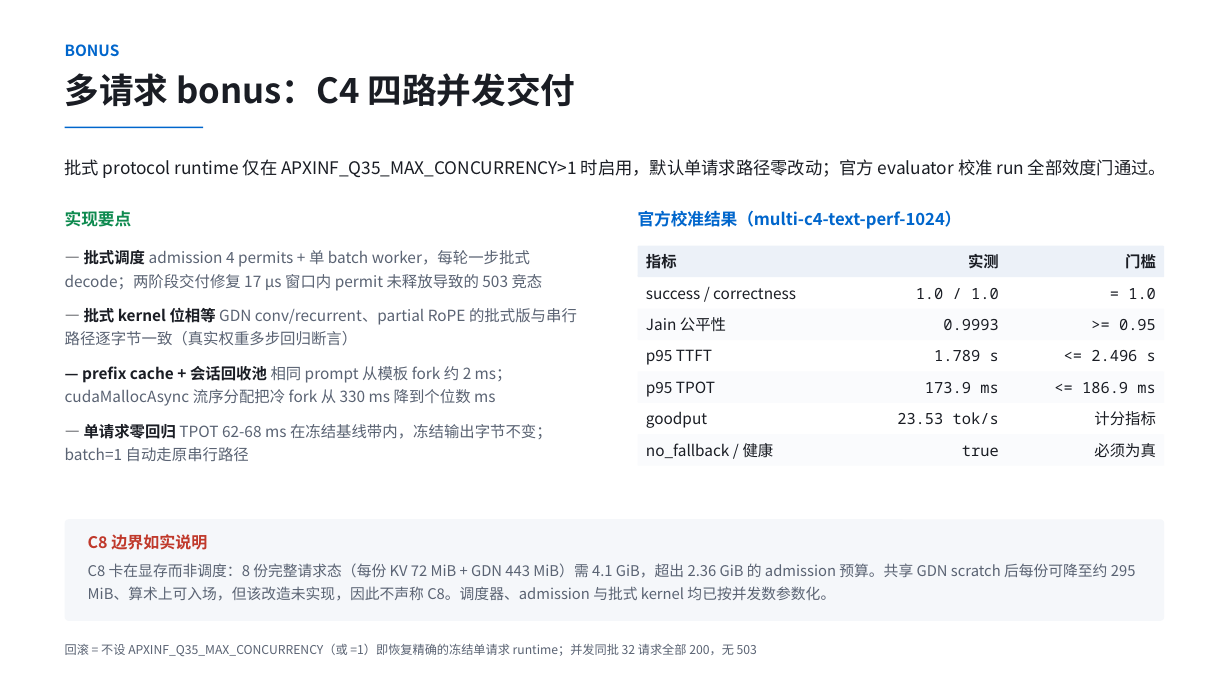
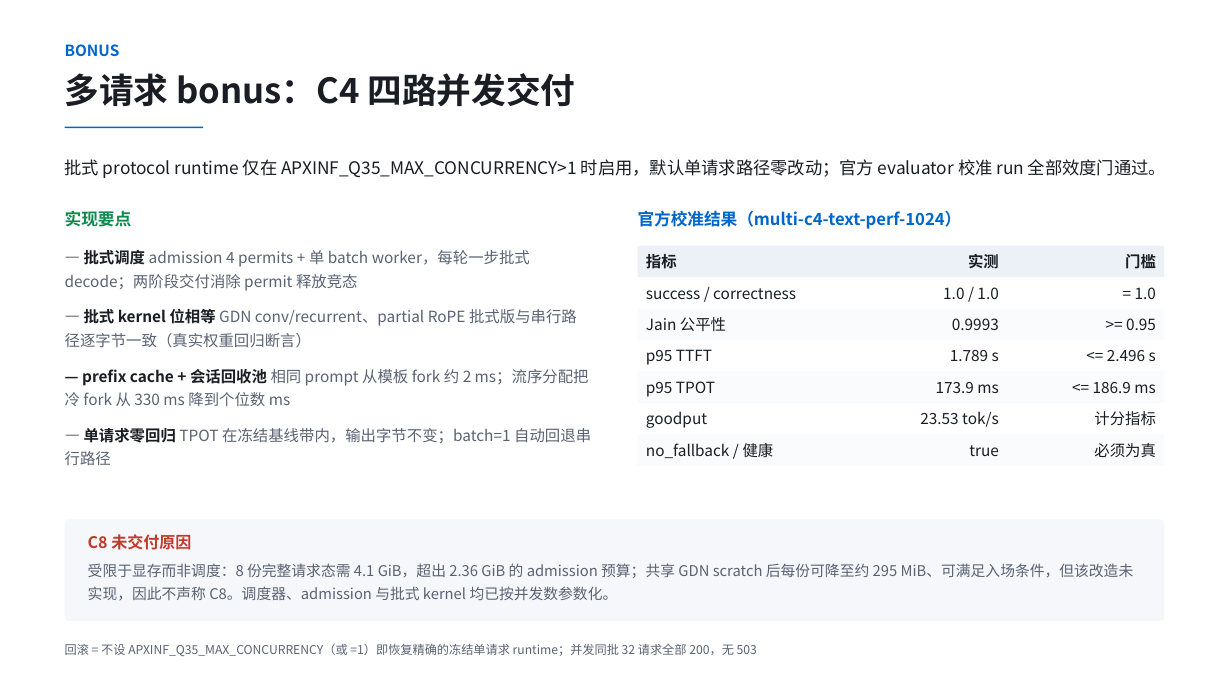
Before and after one commit to mygqdmmss/ApxInf, a slide deck: slide 12 of pdf/项目6_程仁龙_4090能飞_v1.pptx. Drawn at 1232x693 pixels with LibreOffice and Linux fonts; fonts in the diff are those of the drawing. Boxes give left, top, right and bottom in pixels: in the first picture for what was removed or moved away, otherwise in the second. Text is boxed around its words. In the diff, an @@ line names an element or a change of style, - is before the commit and + after.

```diff
--- a/pdf/项目6_程仁龙_4090能飞_v1.pptx
+++ b/pdf/项目6_程仁龙_4090能飞_v1.pptx
@@ text at (65,250,591,465): text changed @@
-— 批式调度 admission 4 permits + 单 batch worker，每轮一步批式 decode；两阶段交付修复 17 µs 窗口内 permit 未释放导致的 503 竞态
-— 批式 kernel 位相等 GDN conv/recurrent、partial RoPE 的批式版与串行路径逐字节一致（真实权重多步回归断言）
-— prefix cache + 会话回收池 相同 prompt 从模板 fork 约 2 ms；cudaMallocAsync 流序分配把冷 fork 从 330 ms 降到个位数 ms
-— 单请求零回归 TPOT 62-68 ms 在冻结基线带内，冻结输出字节不变；batch=1 自动走原串行路径
+— 批式调度 admission 4 permits + 单 batch worker，每轮一步批式 decode；两阶段交付消除 permit 释放竞态
+— 批式 kernel 位相等 GDN conv/recurrent、partial RoPE 批式版与串行路径逐字节一致（真实权重回归断言）
+— prefix cache + 会话回收池 相同 prompt 从模板 fork 约 2 ms；流序分配把冷 fork 从 330 ms 降到个位数 ms
+— 单请求零回归 TPOT 在冻结基线带内，输出字节不变；batch=1 自动回退串行路径
@@ font Noto Sans Mono to Noto Sans CJK SC in 10 elements at (943,287,998,299), (1135,287,1156,299), (952,318,999,330), (1126,318,1156,330), (950,350,999,361), (1107,350,1156,361), (936,382,998,393), (1093,382,1155,393), (920,411,999,427), (969,445,999,456) @@
@@ text at (88,534,1134,601): text changed @@
-C8 边界如实说明
-C8 卡在显存而非调度：8 份完整请求态（每份 KV 72 MiB + GDN 443 MiB）需 4.1 GiB，超出 2.36 GiB 的 admission 预算。共享 GDN scratch 后每份可降至约 295 MiB、算术上可入场，但该改造未实现，因此不声称 C8。调度器、admission 与批式 kernel 均已按并发数参数化。
+C8 未交付原因
+受限于显存而非调度：8 份完整请求态需 4.1 GiB，超出 2.36 GiB 的 admission 预算；共享 GDN scratch 后每份可降至约 295 MiB、可满足入场条件，但该改造未实现，因此不声称 C8。调度器、admission 与批式 kernel 均已按并发数参数化。
```
Also in this commit, not shown: 13 other slides changed, 3 other files.
